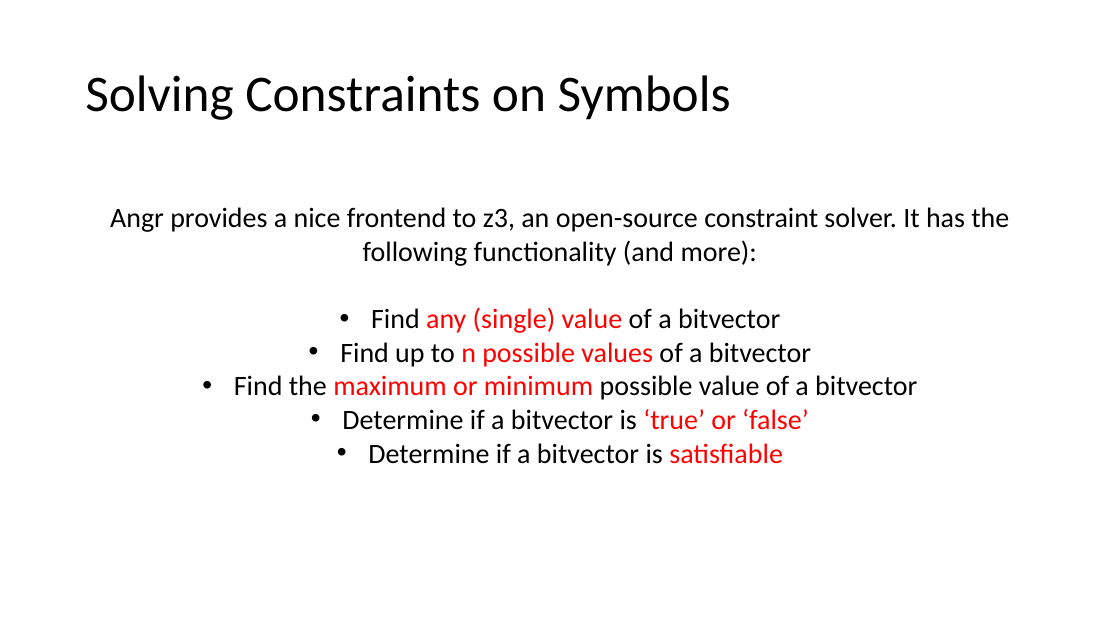
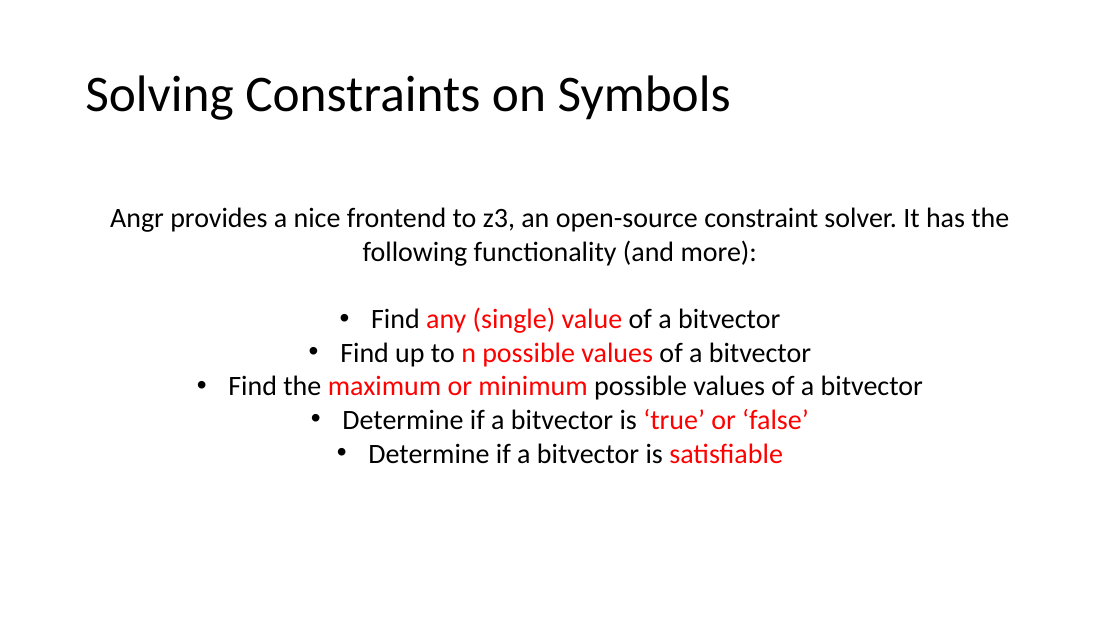
Before and after one commit to jakespringer/angr_ctf, a slide deck: slide 49 of SymbolicExecution.pptx. Drawn at 1120x630 pixels with LibreOffice and Linux fonts; fonts in the diff are those of the drawing. Boxes give left, top, right and bottom in pixels: in the first picture for what was removed or moved away, otherwise in the second. Text is boxed around its words. In the diff, an @@ line names an element or a change of style, - is before the commit and + after.

```diff
--- a/SymbolicExecution.pptx
+++ b/SymbolicExecution.pptx
@@ text at box(228, 375, 923, 400): text changed @@
-• Find the maximum or minimum possible value of a bitvector
+• Find the maximum or minimum possible values of a bitvector
```
Also in this commit, not shown: 12 other slides changed, 21 slides added.
